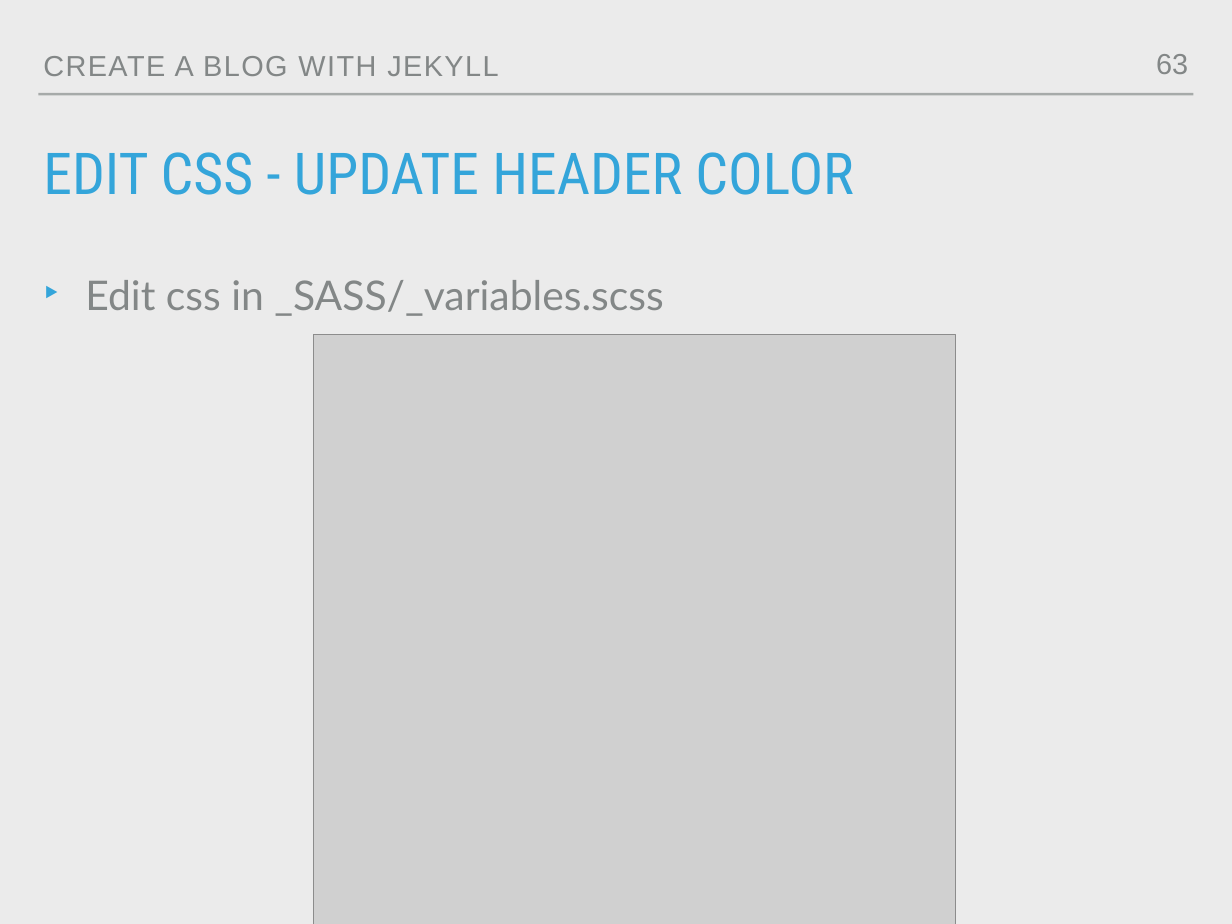
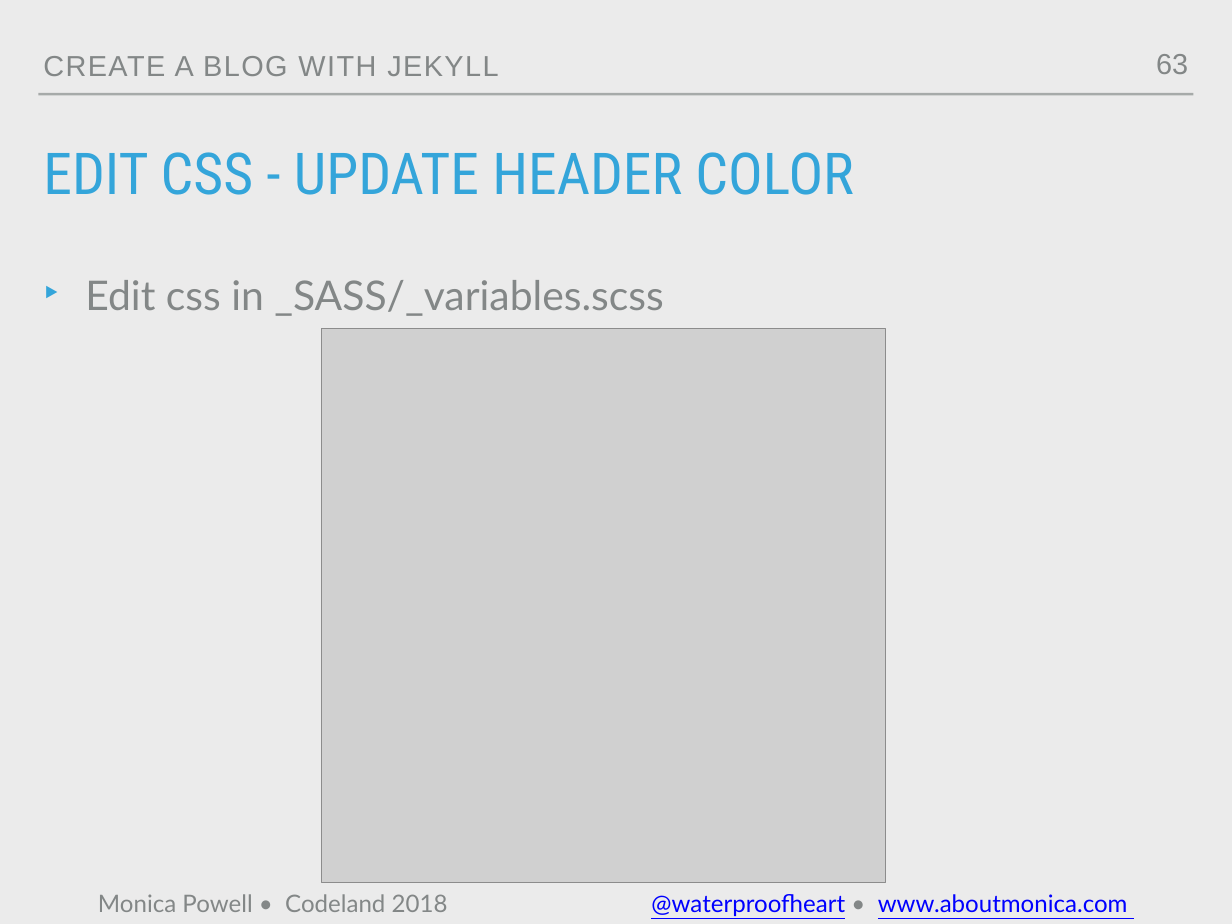
Before and after one commit to M0nica/codeland-workshop, a slide deck: slide 63 of codeland2018.pptx. Drawn at 1232x924 pixels with LibreOffice and Linux fonts; fonts in the diff are those of the drawing; grey boxes stand for pictures; background and template pictures are left out. Boxes give left, top, right and bottom in pixels: in the first picture for what was removed or moved away, otherwise in the second. Text is boxed around its words. In the diff, an @@ line names an element or a change of style, - is before the commit and + after.

```diff
--- a/codeland2018.pptx
+++ b/codeland2018.pptx
@@ picture: place and size @@
-picture at [314, 334, 956, 924]
+picture at [321, 328, 885, 883]
@@ text added at [98, 894, 1128, 916], 20 pt, text #0000FF, underline @@
+Monica Powell • Codeland 2018 @waterproofheart • www.aboutmonica.com
```
Also in this commit, not shown: 59 other slides changed, 4 other files.
